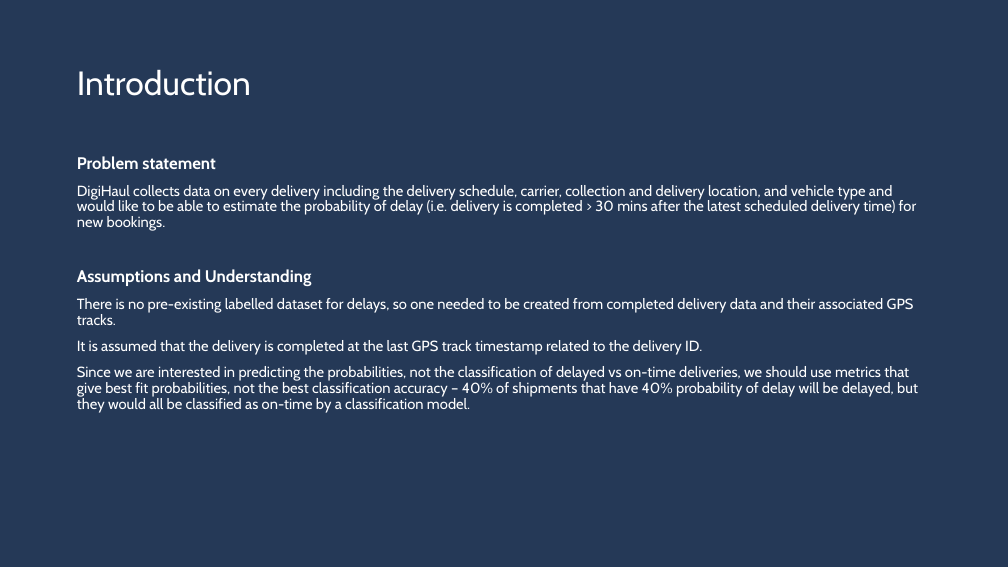
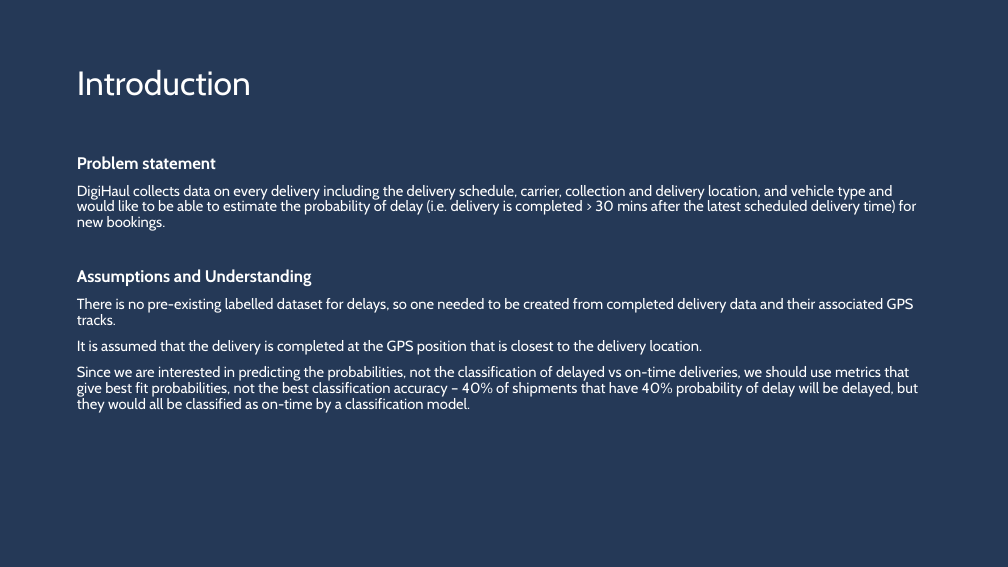
Before and after one commit to neils1984/digihaul, a slide deck: slide 3 of presentation/Delivery Delay Prediction.pptx. Drawn at 1008x567 pixels with LibreOffice and Linux fonts; fonts in the diff are those of the drawing. Boxes give left, top, right and bottom in pixels: in the first picture for what was removed or moved away, otherwise in the second. Text is boxed around its words. In the diff, an @@ line names an element or a change of style, - is before the commit and + after.

```diff
--- a/presentation/Delivery Delay Prediction.pptx
+++ b/presentation/Delivery Delay Prediction.pptx
@@ text at (77,340,703,355): text changed @@
-It is assumed that the delivery is completed at the last GPS track timestamp related to the delivery ID.
+It is assumed that the delivery is completed at the GPS position that is closest to the delivery location.
```
Also in this commit, not shown: 3 other slides changed, 1 slide added, 3 other files.
